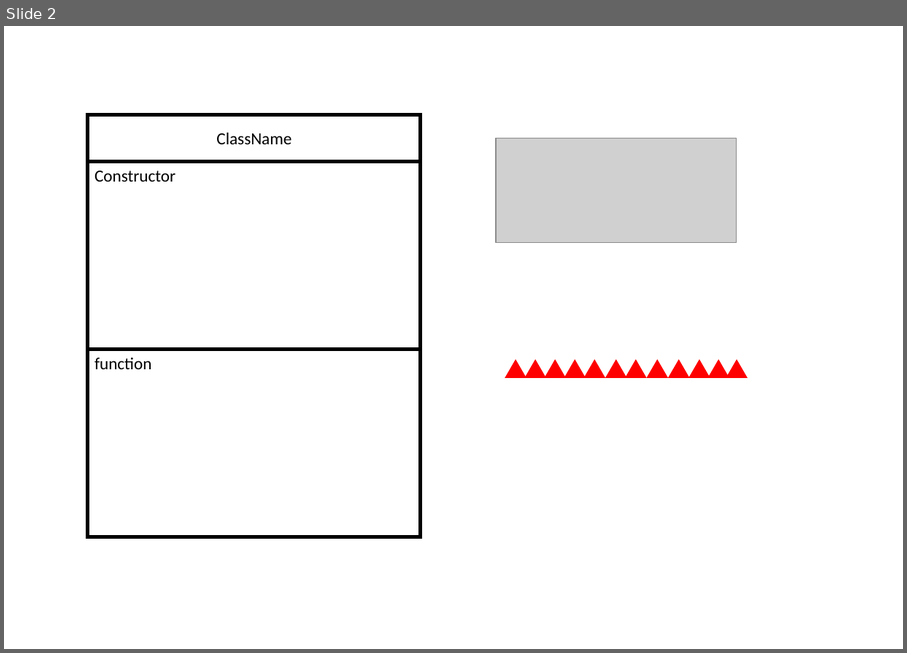
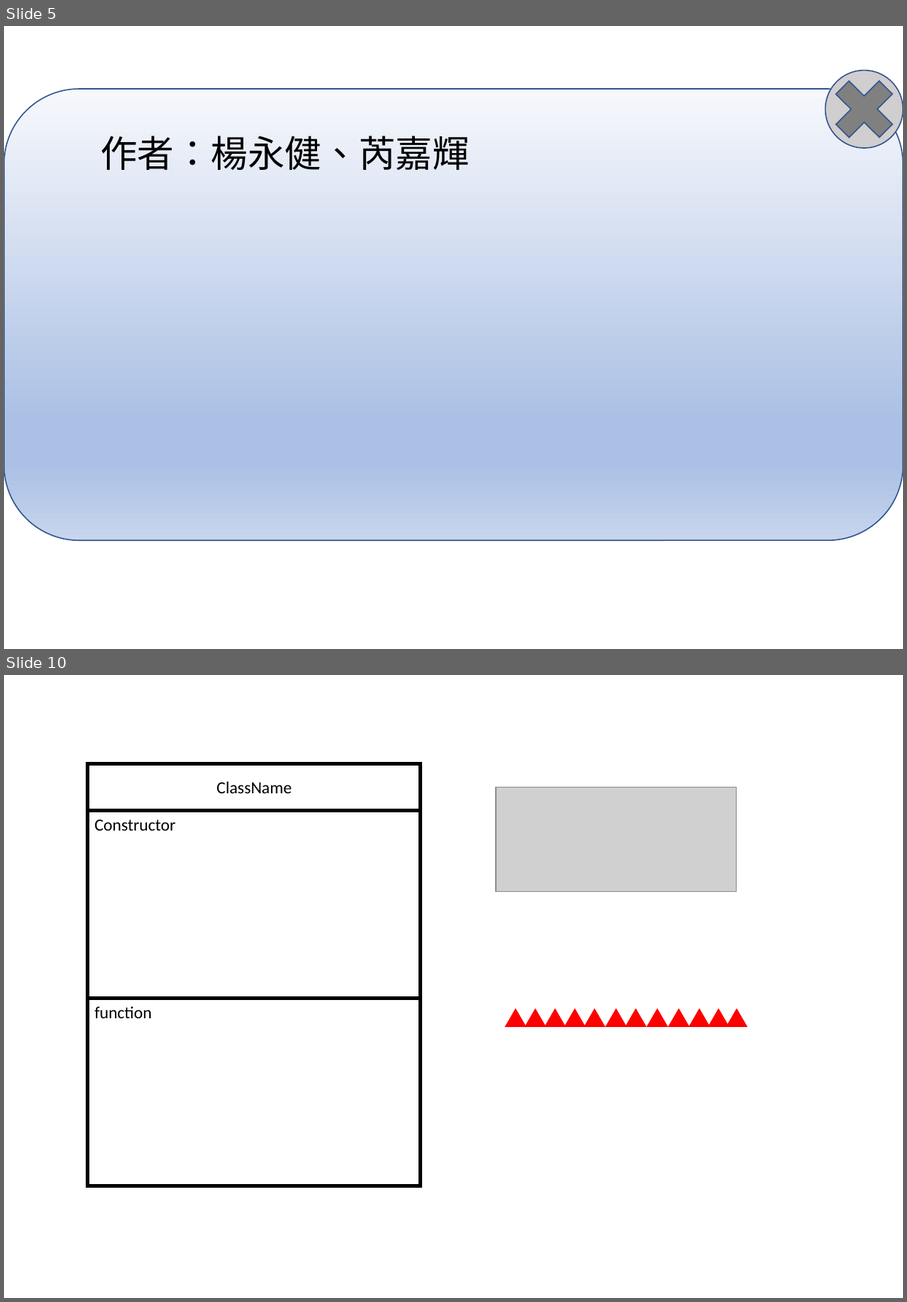
Before and after one commit to YangKelvin/SuperAdventure, a slide deck: images/簡報1.pptx. Shown one above the other, each under a label of ours: slide 2 before the commit, slides 5 and 10 after it; the slides between them are not shown. The pictures are 907x653 and 907x1302 pixels, drawn with LibreOffice and Linux fonts; fonts in the diff are those of the drawing; grey boxes stand for pictures. Boxes give left, top, right and bottom in pixels: in the first picture for what was removed or moved away, otherwise in the second. Text is boxed around its words. In the diff, an @@ line names an element or a change of style, - is before the commit and + after.

```diff
--- a/images/簡報1.pptx
+++ b/images/簡報1.pptx
@@ slide 5 added at [4, 26, 903, 649], background #FFFFFF @@
@@ plus added at [822, 65, 903, 152], fill #808080, outline #325491 1 pt @@
@@ rounded rectangle added at [4, 89, 903, 541], fill gradient #F6F8FC to #ABC0E4 to #C7D5ED, outline #325491 1 pt @@
@@ ellipse added at [826, 70, 903, 148], fill #D0CECE, outline #325491 1 pt @@
@@ text added at [100, 136, 470, 170], 32 pt, text #000000 @@
+作者：楊永健、芮嘉輝
@@ what was slide 2 is now slide 10 @@
```
Also in this commit, not shown: 1 slide changed, 7 other slides added, 6 other files.
